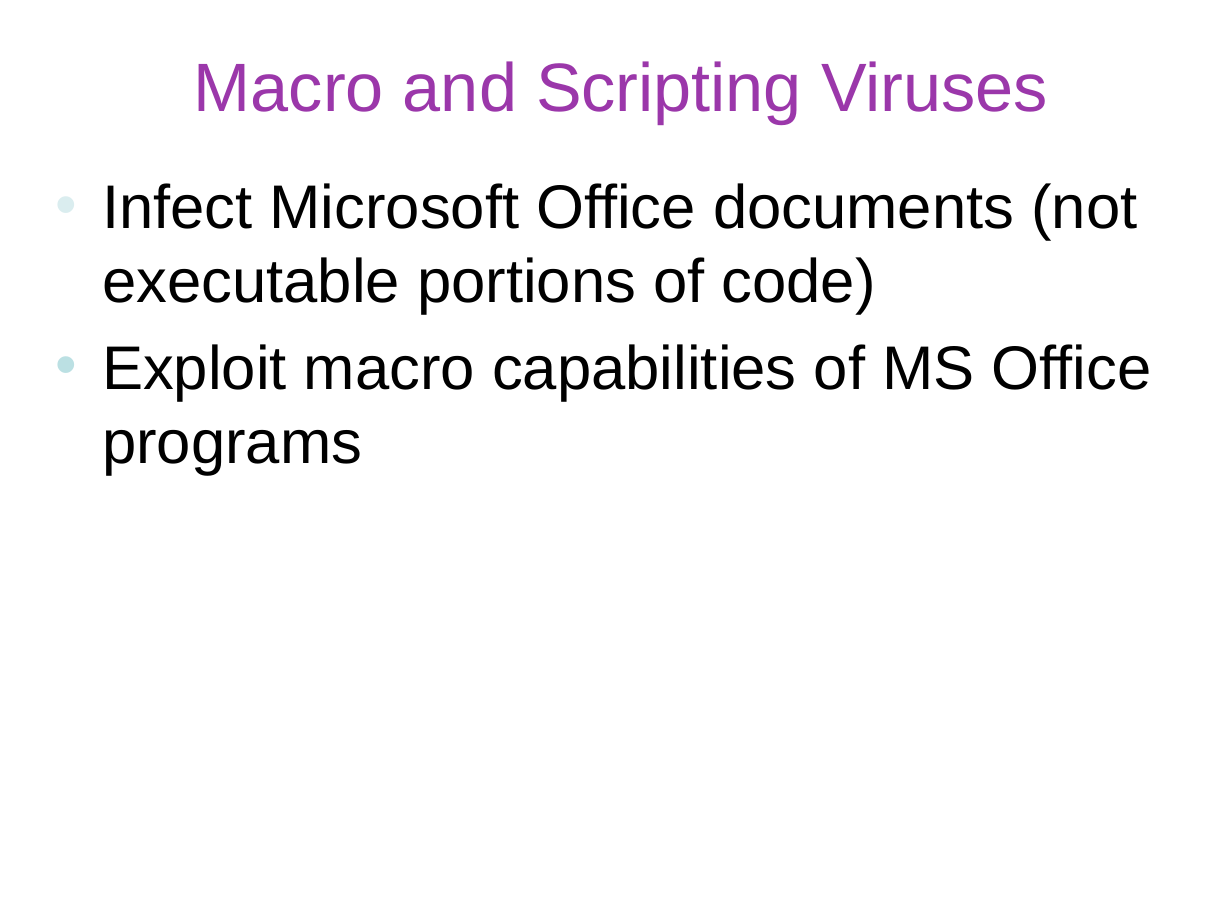
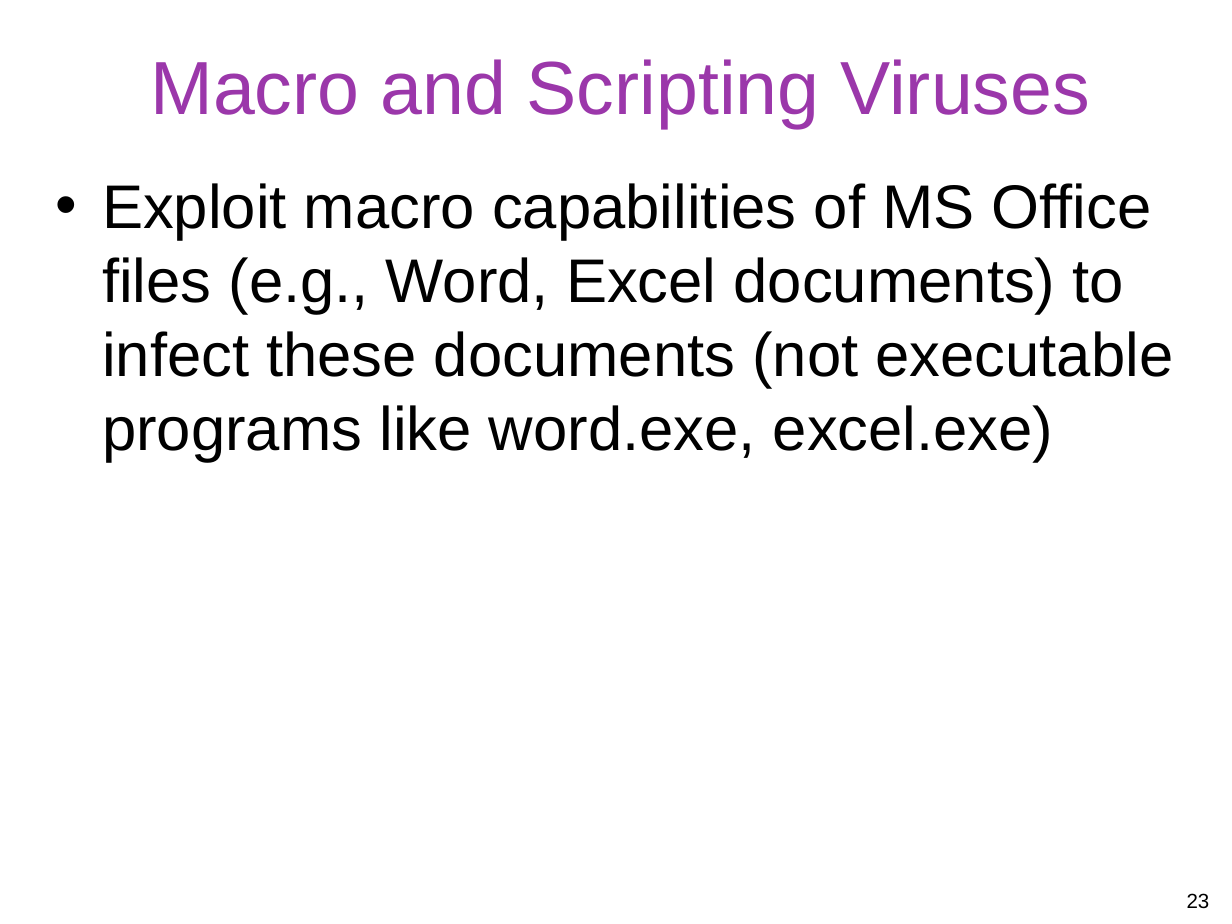
Before and after one commit to gulaoshi/gu.github.io, a slide deck: slide 23 of InfoSec/PPTs/L7-CH06-Malicious Software.pptx (slide 21 before the commit). Drawn at 1232x924 pixels with LibreOffice and Linux fonts; fonts in the diff are those of the drawing. Boxes give left, top, right and bottom in pixels: in the first picture for what was removed or moved away, otherwise in the second. Text is boxed around its words. In the diff, an @@ line names an element or a change of style, - is before the commit and + after.

```diff
--- a/InfoSec/PPTs/L7-CH06-Malicious Software.pptx
+++ b/InfoSec/PPTs/L7-CH06-Malicious Software.pptx
@@ title "Macro and Scripting Viruses" at (x1=150, y1=59, x2=1090, y2=128): size 40 to 44 pt @@
@@ text at (x1=102, y1=183, x2=1173, y2=462): text changed @@
-• Infect Microsoft Office documents (not executable portions of code)
-• Exploit macro capabilities of MS Office programs
+• Exploit macro capabilities of MS Office files (e.g., Word, Excel documents) to infect these documents (not executable programs like word.exe, excel.exe)
@@ page number added at (x1=1187, y1=893, x2=1210, y2=909), 12 pt, text #000000 @@
+23
```
Also in this commit, not shown: 2 other slides changed, 4 slides added, 1 other file.
